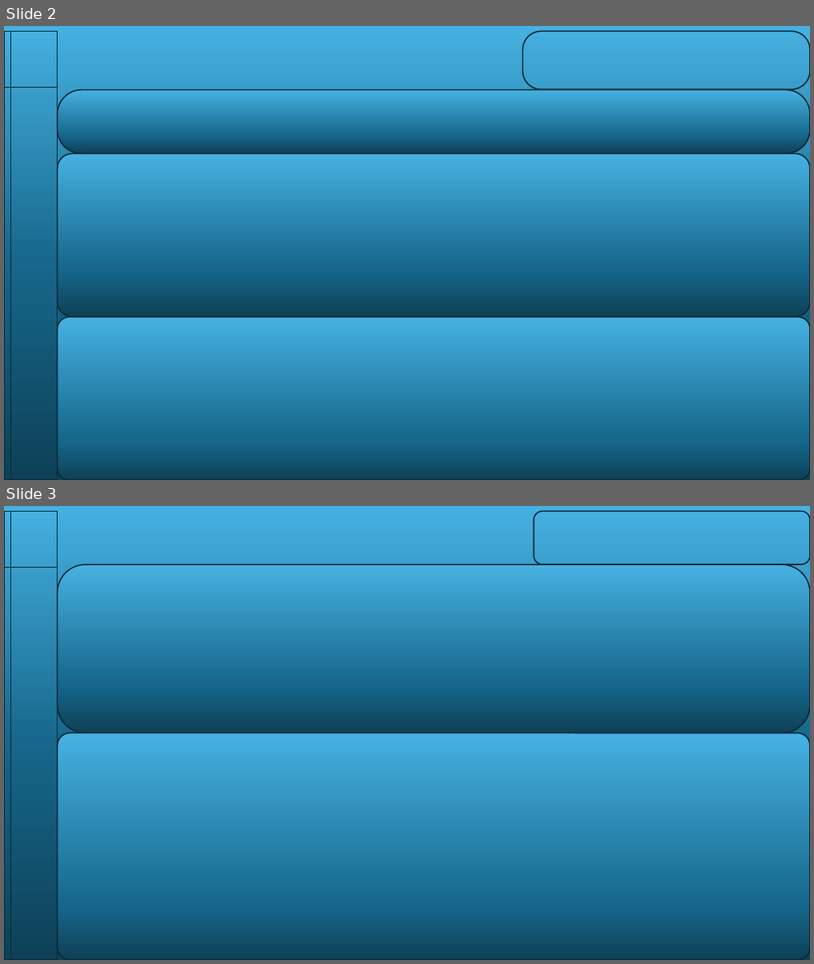
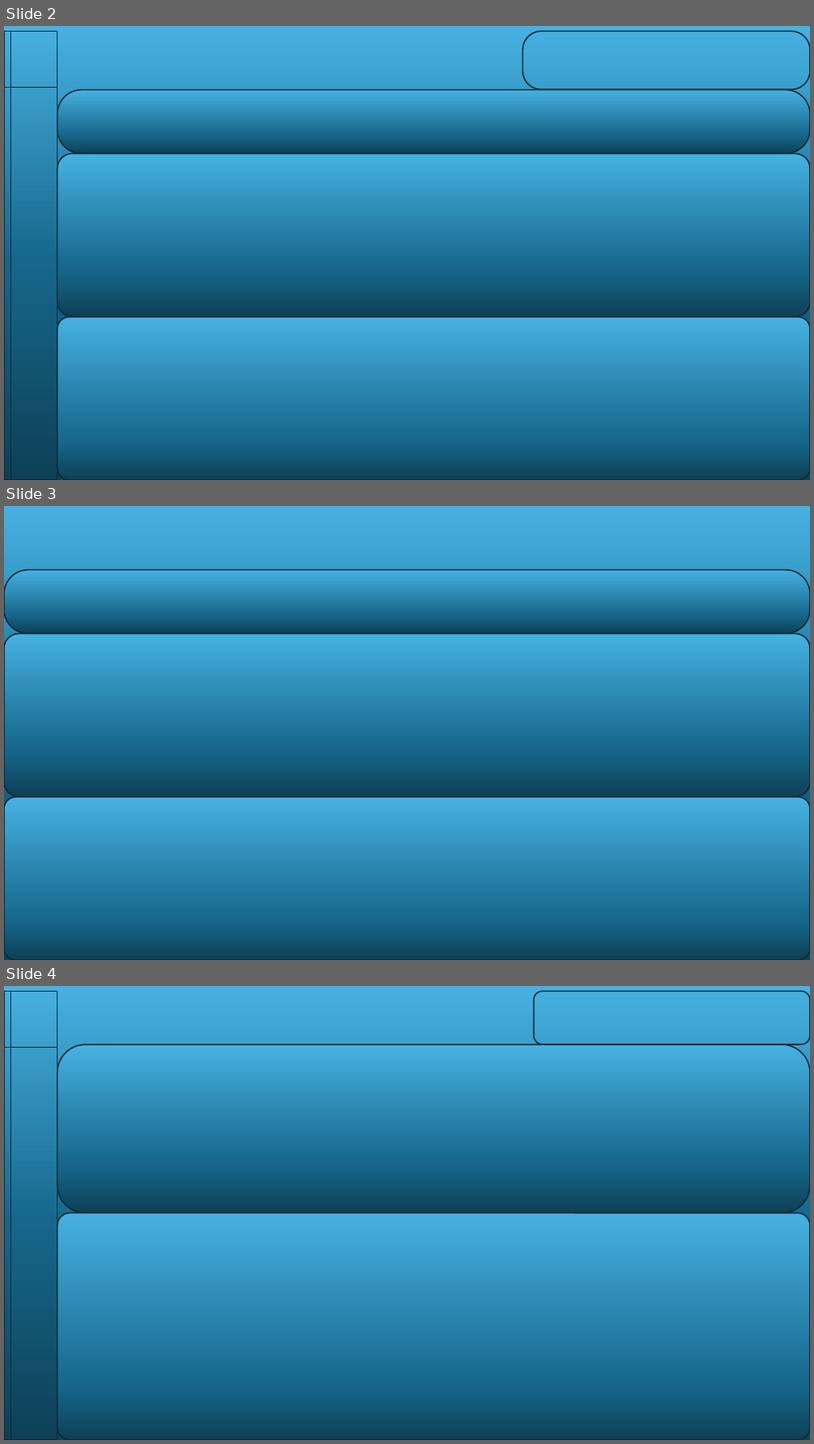
Before and after one commit to nguni/GlobalTechSalesAnalysis-Power-BI, a slide deck: Icons/MainPageDes.png.pptx. Shown one above the other, each under a label of ours: slides 2 and 3 before the commit, slides 2, 3 and 4 after it. The pictures are 814x964 and 814x1444 pixels, drawn with LibreOffice and Linux fonts; fonts in the diff are those of the drawing. Boxes give left, top, right and bottom in pixels: in the first picture for what was removed or moved away, otherwise in the second. Text is boxed around its words. In the diff, an @@ line names an element or a change of style, - is before the commit and + after.

```diff
--- a/Icons/MainPageDes.png.pptx
+++ b/Icons/MainPageDes.png.pptx
@@ slide 3 added at <box>4,506,810,960</box>, background gradient #0E4057 to #16678B to #46B1E1 @@
@@ rounded rectangle added at <box>4,569,810,633</box>, fill gradient #0E4057 to #16678B to #46B1E1, outline #092A39 1.5 pt @@
@@ rounded rectangle added at <box>4,634,810,796</box>, fill gradient #0E4057 to #16678B to #46B1E1, outline #092A39 1.5 pt @@
@@ rounded rectangle added at <box>4,797,810,960</box>, fill gradient #0E4057 to #16678B to #46B1E1, outline #092A39 1.5 pt @@
@@ what was slide 3 is now slide 4 @@
```
Also in this commit, not shown: 5 other files.
